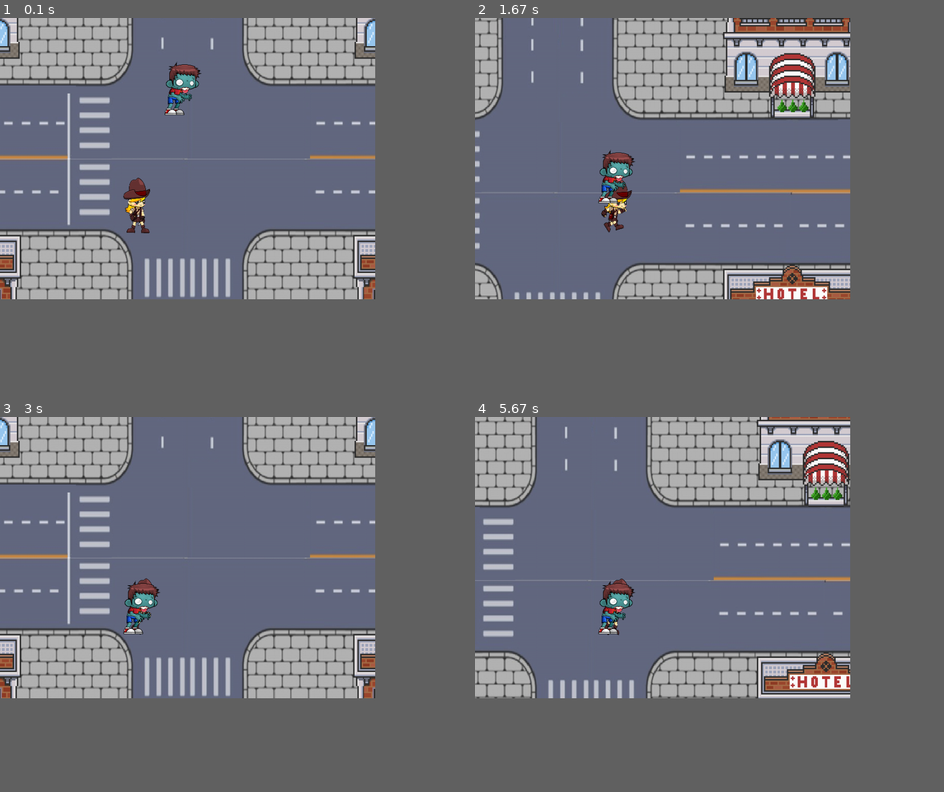
Above: before the commit, frames 1-4 (two rows, left to right).
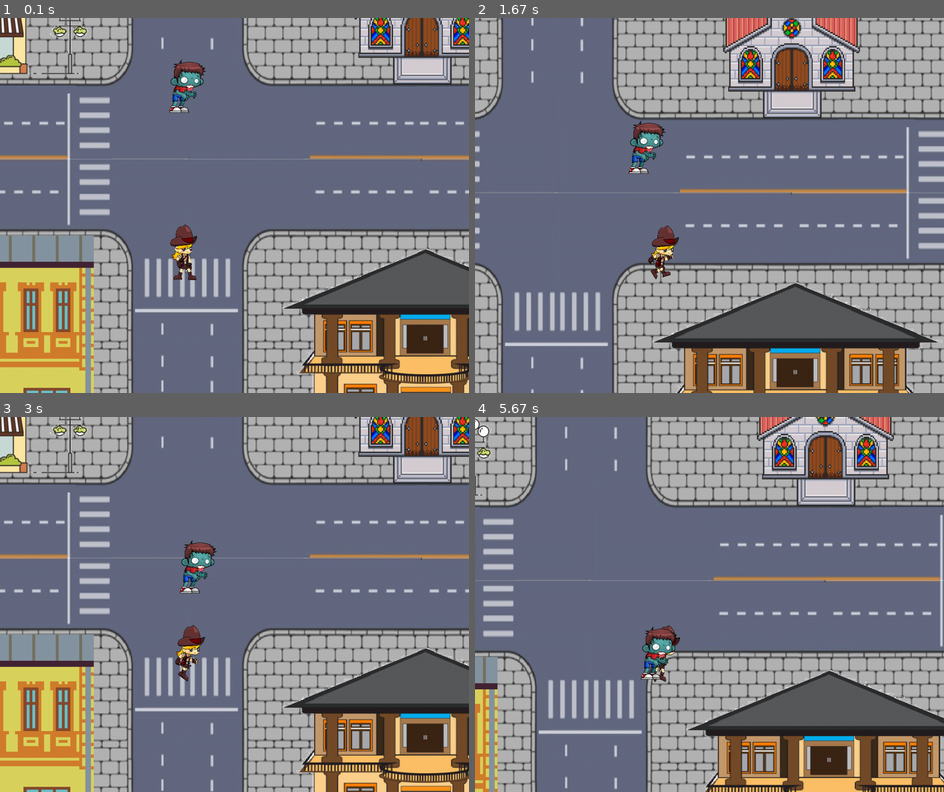
Above: after the commit, the same moments.

Repository: viniciusgomes2005/pygame_GPV
Game: pygame game, started from Mapa.py
Same seed, same stepped clock (60 frames per second), same inputs: the game is played once before the commit and once after it.
Inputs:
- Up to frame 1 (0.1 s): no input
- Up to frame 2 (1.67 s): hold D 0.33-0.8 s; hold W 0.83-1.13 s; hold D 1.17-1.63 s
- Up to frame 3 (3 s): hold A 1.67-2.2 s; hold S 2.23-2.53 s; hold A 2.57-2.97 s
- Up to frame 4 (5.67 s): hold W 3-3.37 s; hold D 3.4-4.03 s; hold S 4.07-4.43 s; hold A 4.47-4.93 s; hold D 4.97-5.43 s; hold W from 5.47 s (still down)
In our replay, the window is 720x540 before the commit and 900x720 after it. These sizes can differ from the game's own. Grey fills any space a smaller window leaves; there, only what the larger window draws over its background counts as a difference.

The runs differ from the first frame. In frame 1, 34% of the frame differs, in the area x 0-100%, y 0-100%; in frame 2, 37%; in frame 3, 34%; in frame 4, 38%.

Commit message:
atualização de tudo

Diff:
--- a/Mapa.py
+++ b/Mapa.py
@@ -1,52 +1,38 @@
+
 import pygame
 import random
+from assets import *
 
 # Inicialização do Pygame
 pygame.init()
-#############################  JANELA  ###############################
+
+######################  JANELA  #############################
+
 # Dimensões da janela
-altura_janela = 800
-largura_janela = 600
+altura_janela = 1000
+largura_janela = 800
 window = pygame.display.set_mode((altura_janela, largura_janela))
 pygame.display.set_caption('Pygame')
 
-############################  SPRITES  #################################
-
+#####################  SPRITES  ################################
+assets=load_assets()
 quarteirao_img = pygame.image.load('assets/Sprites/Background cortado.png').convert()
 quarteirao_img = pygame.transform.scale(quarteirao_img, (1000, 800))
-predio1_img = pygame.image.load('assets/Sprites/predio1.png').convert_alpha()
-predio1_img = pygame.transform.scale(predio1_img, (300, 500))
-Player_Normal_Anim=[]
-for i in range(1,11):
-    # Os arquivos de animação são numerados de 00 a 10
-    Player_Normal = 'assets/Sprites/Player_Normal{}.png'.format(i)
-    Player_Normal_img = pygame.image.load(Player_Normal).convert_alpha()
-    Player_Normal_img = pygame.transform.scale(Player_Normal_img, (120, 130))
-    Player_Normal_Anim.append(Player_Normal_img)
-for i in range(1,9):
-    # Os arquivos de animação são numerados de 00 a 10
-    Player_Run = 'assets/Sprites/Player_Run{}.png'.format(i)
-    Player_Run_img = pygame.image.load(Player_Run).convert_alpha()
-    Player_Run_img = pygame.transform.scale(Player_Run_img, (120, 130))
-    Player_Normal_Anim.append(Player_Run_img)
-for i in range(1,8):
-    # Os arquivos de animação são numerados de 00 a 10
-    Player_Ataca = 'assets/Sprites/Player_atacar{}.png'.format(i)
-    Player_Ataca_img = pygame.image.load(Player_Ataca).convert_alpha()
-    Player_Ataca_img = pygame.transform.scale(Player_Ataca_img, (120, 130))
-    Player_Normal_Anim.append(Player_Ataca_img)
 zombie_img = pygame.image.load('assets/Sprites/Idle (1).png').convert_alpha()
 zombie_img = pygame.transform.scale(zombie_img, (120, 130))
-###########################  GRUPOS  ################################
+Parado=1
+Correndo=2
+Facada=3
+################################  GRUPOS  ####################################
 
 Player_Grupo= pygame.sprite.Group()
 Construcoes_Grupo= pygame.sprite.Group()
+Zombie_Grupo = pygame.sprite.Group()
 mapa = pygame.sprite.Group()
-# Posições das quadras
-posicoes_quadra = [[-3600, 3500], [-3600, 2700], [-3600, 1 …(1396 unchanged characters)…
-
-mapa_largura = 1000 * 6  # Largura total do mapa
-mapa_altura = 800 * 6  # Altura total do mapa
+
+posicoes_quadra = posicoes_quadra = [[-3600, 3500], [-3600, 2700], [-3600, 1 …(1396 unchanged characters)…
+mapa_largura = 800 * 6  # Largura total do mapa
+mapa_altura = 600 * 6  # Altura total do mapa
 map_data = [[None] * 6 for _ in range(6)]  # Matriz 6x6 para representar o mapa
 
 quadra_possivel = []
@@ -58,7 +44,7 @@
     del quadra_possivel[quadra_possivel.index(bloco_aleatorio)]
     return bloco_aleatorio
 
-############################  CLASSES  ########################################
+###############################  CLASSES  #################################
 
 class Quadra(pygame.sprite.Sprite): # Classe para representar uma quadra
     def __init__(self, img, x, y, speedx, speedy):
@@ -73,6 +59,7 @@
     def update(self):
         self.rect.x += self.speedx
         self.rect.y += self.speedy
+
 
 class casa(pygame.sprite.Sprite):
     def __init__(self, img, quadra_x,quadra_y,x,y):
@@ -84,7 +71,6 @@
         self.rect.y = quadra_y+y
         self.speedx = 0
         self.speedy = 0
-
     def update(self):
         self.rect.x += self.speedx
         self.rect.y +=self.speedy
@@ -100,44 +86,40 @@
         self.rect.center = (largura_janela/2, altura_janela/ 2)
         self.last_update = pygame.time.get_ticks() # Guarda o tick da primeira imagem, ou seja, o momento em que a imagem foi mostrada
         self.frame_ticks=50
-        self.move=move #1=sim 2=não 3=ataque
-
+        self.move=move #1=sim 2=não
     def update(self):
         now=pygame.time.get_ticks()
         elapsed_ticks= now - self.last_update
-        if self.move==2:
+        if self.move==Parado:
             if elapsed_ticks>self.frame_ticks:
                 self.last_update=now
                 self.frame+=1
                 if self.frame >= 10:
                     self.frame=0
                 self.img=self.anim[self.frame]
-        elif self.move==1:
+        elif self.move==Correndo:
             if elapsed_ticks>self.frame_ticks:
-                if self.frame<10:
+                if self.frame<10 or self.frame >= 17:
                     self.frame=10
                 else:
                     self.frame+=1
                 self.last_update=now
-                if self.frame == 18:
-                    self.frame=10
                 self.img=self.anim[self.frame]
-        elif self.move==3:
+        elif self.move==Facada:
+            print('atacar')
             if elapsed_ticks>self.frame_ticks:
-                if self.frame<18:
+                if self.frame<18 or self.frame>=25:
                     self.frame=18
                 else:
                     self.frame+=1
                 self.last_update=now
-                if self.frame >= 25:
-                    self.frame=18
                 self.img=self.anim[self.frame]
-                if self.img== self.anim[24]:
-                    self.move=1
+                if self.frame==24:
+                    self.move=Correndo
                     self.frame=10
 
 class Zombie(pygame.sprite.Sprite):
-    def __init__(self, img, speed):
+    def __init__(self, img, speedx, speedy,speedxmap,speedymap):
         # Construtor da classe mãe (Sprite).
         pygame.sprite.Sprite.__init__(self)
 
@@ -147,39 +129,42 @@
         self.rect = self.img.get_rect()
         self.rect.centerx =  400
         self.rect.bottom = 200
-        self.speed = speed
+        self.speedy = speedy
+        self.speedx = speedx
+        self.speedxmap = speedxmap
+        self.speedymap = speedymap
     def move(self):
         # Move em x
         if self.rect.x > P1.rect.x:
-            self.rect.x -= self.speed
-        elif self.rect.x < P1.rect.y:
-            self.rect.x += self.speed
+            self.rect.x -= self.speedx
+        elif self.rect.x < P1.rect.x:
+            self.rect.x += self.speedx
         # Move em y
         if self.rect.y < P1.rect.y:
-            self.rect.y += self.speed
+            self.rect.y += self.speedy
         elif self.rect.y > P1.rect.y:
-            self.rect.y -= self.speed
-
-P1=Player(Player_Normal_Anim,2)
+            self.rect.y -= self.speedy
+    def update(self):
+        self.rect.x += self.speedxmap
+        self.rect.y += self.speedymap
+P1=Player(assets['Player_Normal_Anim'],Parado)
 Player_Grupo.add(P1)
-
-Z1 = Zombie(zombie_img,2)
-
-predio2=[predio1_img,350,150]
-casas=[predio2]*36
+Z1 = Zombie(zombie_img,1 ,1,0,0)
+Zombie_Grupo.add(Z1)
+
 for i in range(6):
     for j in range(6):
         x = j * 1000 - 3600
         y = i * 800 - 2900
         quarteirao = Quadra(quarteirao_img, x, y,0,0)
-        predio1=gerar_bloco_aleatorio(casas)
+        predio1=gerar_bloco_aleatorio(assets["casas"])
         predio = casa(predio1[0],x,y,predio1[1],predio1[2])
         mapa.add(quarteirao,predio)
         Construcoes_Grupo.add(predio)
 
-
-################ LOOP PRINCIPAL##########################
-
+##########################  LOOP PRINCIPAL ###############################
+
+# Loop principal
 clock = pygame.time.Clock()
 FPS = 60
 direcao=0
@@ -191,49 +176,66 @@
             game = False
         elif event.type == pygame.KEYDOWN :
             if event.key == pygame.K_w:
-                P1.move=1
+                P1.move= Correndo
                 direcao=1
                 for quadra in mapa:
                     quadra.speedy += 2
                     antigo=direcao
+                for zumbi in Zombie_Grupo:
+                    zumbi.speedymap +=2
             elif event.key == pygame.K_s :
                 direcao=3
-                P1.move=1
+                P1.move=Correndo
                 for quadra in mapa:
                     quadra.speedy -= 2
                     antigo=direcao
+                for zumbi in Zombie_Grupo:
+                    zumbi.speedymap -=2
             elif event.key == pygame.K_a :
                 direcao=2
-                P1.move=1
+                P1.move=Correndo
                 for quadra in mapa:
                     quadra.speedx += 2
                     antigo=direcao
+                for zumbi in Zombie_Grupo:
+                    zumbi.speedxmap +=2
             elif event.key == pygame.K_d :
                 direcao=4
-                P1.move=1
+                P1.move=Correndo
                 for quadra in mapa:
                     quadra.speedx -= 2
                     antigo=direcao
+                for zumbi in Zombie_Grupo:
+                    zumbi.speedxmap -=2
             elif event.key == pygame.K_SPACE:
-                P1.move=3
+                P1.move=Facada
         elif event.type == pygame.KEYUP :
             if event.key == pygame.K_w :
                 for quadra in mapa:
                     quadra.speedy = 0
+                for zumbi in Zombie_Grupo:
+                    zumbi.speedymap -=2
             elif event.key == pygame.K_s :
                 for quadra in mapa:
                     quadra.speedy = 0
+                for zumbi in Zombie_Grupo:
+                    zumbi.speedymap +=2
             elif event.key == pygame.K_a :
                 for quadra in mapa:
                     quadra.speedx = 0
+                for zumbi in Zombie_Grupo:
+                    zumbi.speedxmap -=2
             elif event.key == pygame.K_d :
                 for quadra in mapa:
                     quadra.speedx = 0
+                for zumbi in Zombie_Grupo:
+                    zumbi.speedxmap +=2
     if quarteirao.speedx==0 and quarteirao.speedy==0:
-        P1.move=2
+        P1.move=Parado
     mapa.update() # Atualiza os sprites do mapa
     Player_Grupo.update() # Atualiza os sprites do Player
     Z1.move()
+    Z1.update()
 
     hits= pygame.sprite.groupcollide(Player_Grupo,Construcoes_Grupo,False,False,pygame.sprite.collide_mask) #verifica colisões
     if hits!= {}:
@@ -243,11 +245,11 @@
     mapa.update()
     Player_Grupo.update()
 
-    window.fill((255, 255, 255))
+    window.fill((0, 0, 0))
     mapa.draw(window)
     window.blit(Player_Grupo.sprites()[0].img, Player_Grupo.sprites()[0].rect)
     window.blit(Z1.img, Z1.rect)
 
     pygame.display.update() # Atualiza a janela
 
-pygame.quit() # Finalizaçãodw
+pygame.quit() # Finalização
--- a/abracabra.py
+++ b/abracabra.py
@@ -1,50 +1,38 @@
+
 import pygame
 import random
+from assets import *
 
 # Inicialização do Pygame
 pygame.init()
-#############################  JANELA  ###############################
+
+######################  JANELA  #############################
+
 # Dimensões da janela
 altura_janela = 1000
 largura_janela = 800
 window = pygame.display.set_mode((altura_janela, largura_janela))
 pygame.display.set_caption('Pygame')
 
-############################  SPRITES  #################################
-
+#####################  SPRITES  ################################
+assets=load_assets()
 quarteirao_img = pygame.image.load('assets/Sprites/Background cortado.png').convert()
 quarteirao_img = pygame.transform.scale(quarteirao_img, (1000, 800))
-predio1_img = pygame.image.load('assets/Sprites/predio1.png').convert_alpha()
-predio1_img = pygame.transform.scale(predio1_img, (300, 500))
-Player_Normal_Anim=[]
-for i in range(1,11): #1,2,3,4,5,6,7,8,9,10
-    # Os arquivos de animação são numerados de 00 a 10
-    Player_Normal = 'assets/Sprites/Player_Normal{}.png'.format(i)
-    Player_Normal_img = pygame.image.load(Player_Normal).convert_alpha()
-    Player_Normal_img = pygame.transform.scale(Player_Normal_img, (120, 130))
-    Player_Normal_Anim.append(Player_Normal_img)
-for i in range(1,9):#11,12,13,14,15,16,17,18
-    # Os arquivos de animação são numerados de 00 a 10
-    Player_Run = 'assets/Sprites/Player_Run{}.png'.format(i)
-    Player_Run_img = pygame.image.load(Player_Run).convert_alpha()
-    Player_Run_img = pygame.transform.scale(Player_Run_img, (120, 130))
-    Player_Normal_Anim.append(Player_Run_img)
-for i in range(1,8): #19,20,21,22,23,24,25
-    # Os arquivos de animação são numerados de 00 a 10
-    Player_Ataca = 'assets/Sprites/Player_atacar{}.png'.format(i)
-    Player_Ataca_img = pygame.image.load(Player_Ataca).convert_alpha()
-    Player_Ataca_img = pygame.transform.scale(Player_Ataca_img, (120, 130))
-    Player_Normal_Anim.append(Player_Ataca_img)
-###########################  GRUPOS  ################################
+zombie_img = pygame.image.load('assets/Sprites/Idle (1).png').convert_alpha()
+zombie_img = pygame.transform.scale(zombie_img, (120, 130))
+Parado=1
+Correndo=2
+Facada=3
+################################  GRUPOS  ####################################
 
 Player_Grupo= pygame.sprite.Group()
 Construcoes_Grupo= pygame.sprite.Group()
+Zombie_Grupo = pygame.sprite.Group()
 mapa = pygame.sprite.Group()
-# Posições das quadras
-posicoes_quadra = [[-3600, 3500], [-3600, 2700], [-3600, 1 …(1396 unchanged characters)…
-
-mapa_largura = 1000 * 6  # Largura total do mapa
-mapa_altura = 800 * 6  # Altura total do mapa
+
+posicoes_quadra = posicoes_quadra = [[-3600, 3500], [-3600, 2700], [-3600, 1 …(1396 unchanged characters)…
+mapa_largura = 800 * 6  # Largura total do mapa
+mapa_altura = 600 * 6  # Altura total do mapa
 map_data = [[None] * 6 for _ in range(6)]  # Matriz 6x6 para representar o mapa
 
 quadra_possivel = []
@@ -56,7 +44,7 @@
     del quadra_possivel[quadra_possivel.index(bloco_aleatorio)]
     return bloco_aleatorio
 
-############################  CLASSES  ########################################
+###############################  CLASSES  #################################
 
 class Quadra(pygame.sprite.Sprite): # Classe para representar uma quadra
     def __init__(self, img, x, y, speedx, speedy):
@@ -71,6 +59,7 @@
     def update(self):
         self.rect.x += self.speedx
         self.rect.y += self.speedy
+
 
 class casa(pygame.sprite.Sprite):
     def __init__(self, img, quadra_x,quadra_y,x,y):
@@ -85,9 +74,7 @@
     def update(self):
         self.rect.x += self.speedx
         self.rect.y +=self.speedy
-Parado=1
-Correndo=2
-Facada=3
+
 class Player(pygame.sprite.Sprite):
     def __init__(self,anim,move):
         pygame.sprite.Sprite.__init__(self)
@@ -130,23 +117,54 @@
                 if self.frame==24:
                     self.move=Correndo
                     self.frame=10
-P1=Player(Player_Normal_Anim, Parado)
+
+class Zombie(pygame.sprite.Sprite):
+    def __init__(self, img, speedx, speedy,speedxmap,speedymap):
+        # Construtor da classe mãe (Sprite).
+        pygame.sprite.Sprite.__init__(self)
+
+        self.img = img
+        self.mask = pygame.mask.from_surface(self.img)
+
+        self.rect = self.img.get_rect()
+        self.rect.centerx =  400
+        self.rect.bottom = 200
+        self.speedy = speedy
+        self.speedx = speedx
+        self.speedxmap = speedxmap
+        self.speedymap = speedymap
+    def move(self):
+        # Move em x
+        if self.rect.x > P1.rect.x:
+            self.rect.x -= self.speedx
+        elif self.rect.x < P1.rect.x:
+            self.rect.x += self.speedx
+        # Move em y
+        if self.rect.y < P1.rect.y:
+            self.rect.y += self.speedy
+        elif self.rect.y > P1.rect.y:
+            self.rect.y -= self.speedy
+    def update(self):
+        self.rect.x += self.speedxmap
+        self.rect.y += self.speedymap
+P1=Player(assets['Player_Normal_Anim'],Parado)
 Player_Grupo.add(P1)
-
-predio2=[predio1_img,350,150]
-casas=[predio2]*36
+Z1 = Zombie(zombie_img,1 ,1,0,0)
+Zombie_Grupo.add(Z1)
+
 for i in range(6):
     for j in range(6):
         x = j * 1000 - 3600
         y = i * 800 - 2900
         quarteirao = Quadra(quarteirao_img, x, y,0,0)
-        predio1=gerar_bloco_aleatorio(casas)
+        predio1=gerar_bloco_aleatorio(assets["casas"])
         predio = casa(predio1[0],x,y,predio1[1],predio1[2])
         mapa.add(quarteirao,predio)
         Construcoes_Grupo.add(predio)
 
-################ LOOP PRINCIPAL##########################
-
+##########################  LOOP PRINCIPAL ###############################
+
+# Loop principal
 clock = pygame.time.Clock()
 FPS = 60
 direcao=0
@@ -163,43 +181,61 @@
                 for quadra in mapa:
                     quadra.speedy += 2
                     antigo=direcao
+                for zumbi in Zombie_Grupo:
+                    zumbi.speedymap +=2
             elif event.key == pygame.K_s :
                 direcao=3
                 P1.move=Correndo
                 for quadra in mapa:
                     quadra.speedy -= 2
                     antigo=direcao
+                for zumbi in Zombie_Grupo:
+                    zumbi.speedymap -=2
             elif event.key == pygame.K_a :
                 direcao=2
                 P1.move=Correndo
                 for quadra in mapa:
                     quadra.speedx += 2
                     antigo=direcao
+                for zumbi in Zombie_Grupo:
+                    zumbi.speedxmap +=2
             elif event.key == pygame.K_d :
                 direcao=4
                 P1.move=Correndo
                 for quadra in mapa:
                     quadra.speedx -= 2
                     antigo=direcao
+                for zumbi in Zombie_Grupo:
+                    zumbi.speedxmap -=2
             elif event.key == pygame.K_SPACE:
                 P1.move=Facada
         elif event.type == pygame.KEYUP :
             if event.key == pygame.K_w :
                 for quadra in mapa:
                     quadra.speedy = 0
+                for zumbi in Zombie_Grupo:
+                    zumbi.speedymap -=2
             elif event.key == pygame.K_s :
                 for quadra in mapa:
                     quadra.speedy = 0
+                for zumbi in Zombie_Grupo:
+                    zumbi.speedymap +=2
             elif event.key == pygame.K_a :
                 for quadra in mapa:
                     quadra.speedx = 0
+                for zumbi in Zombie_Grupo:
+                    zumbi.speedxmap -=2
             elif event.key == pygame.K_d :
                 for quadra in mapa:
                     quadra.speedx = 0
+                for zumbi in Zombie_Grupo:
+                    zumbi.speedxmap +=2
     if quarteirao.speedx==0 and quarteirao.speedy==0:
         P1.move=Parado
     mapa.update() # Atualiza os sprites do mapa
-    P1.update() # Atualiza os sprites do Player
+    Player_Grupo.update() # Atualiza os sprites do Player
+    Z1.move()
+    Z1.update()
 
     hits= pygame.sprite.groupcollide(Player_Grupo,Construcoes_Grupo,False,False,pygame.sprite.collide_mask) #verifica colisões
     if hits!= {}:
@@ -209,9 +245,10 @@
     mapa.update()
     Player_Grupo.update()
 
-    window.fill((255, 255, 255))
+    window.fill((0, 0, 0))
     mapa.draw(window)
     window.blit(Player_Grupo.sprites()[0].img, Player_Grupo.sprites()[0].rect)
+    window.blit(Z1.img, Z1.rect)
 
     pygame.display.update() # Atualiza a janela
 
